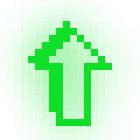
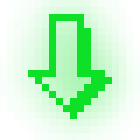
Before/after of a 140x140 layered artwork. What changed in the layer stack:
hid "Layer 2 copy" over bbox(28, 21, 112, 126)
showed "Layer 2" over bbox(28, 14, 112, 119)
